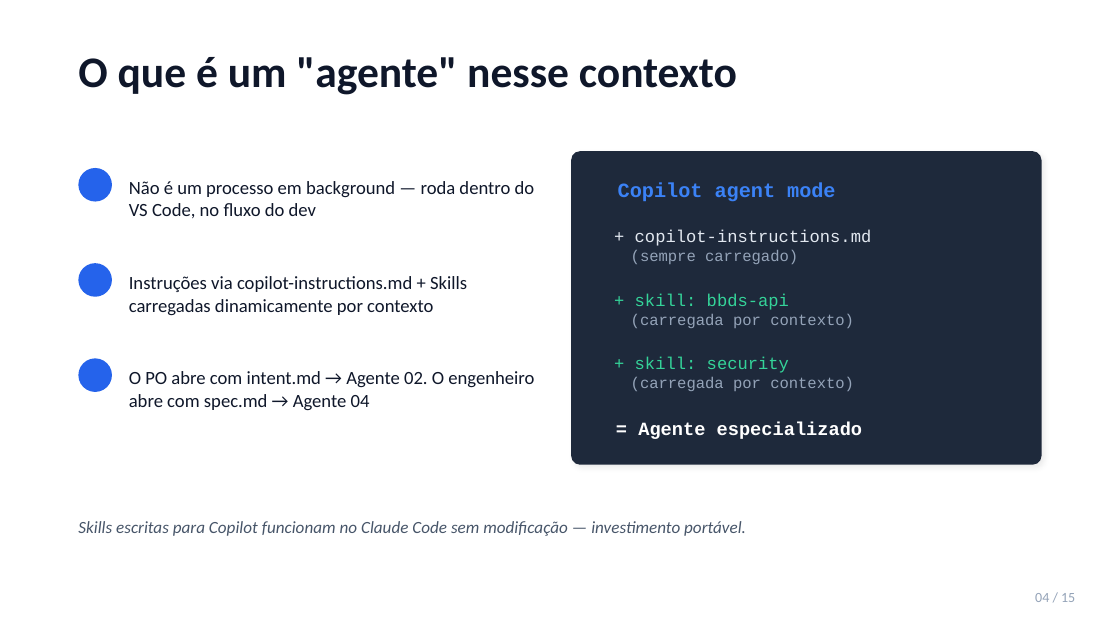
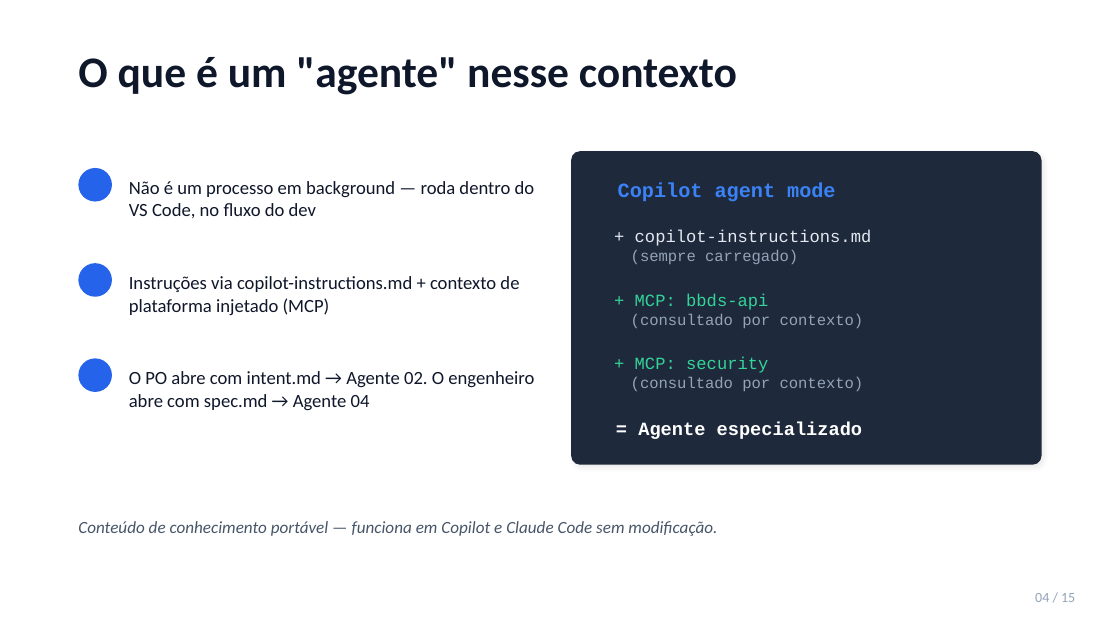
Before and after one commit to jpsslink/sdlc-agentico, a slide deck: slide 4 of esteira-agentica-pitch.pptx. Drawn at 1120x630 pixels with LibreOffice and Linux fonts; fonts in the diff are those of the drawing. Boxes give left, top, right and bottom in pixels: in the first picture for what was removed or moved away, otherwise in the second. Text is boxed around its words. In the diff, an @@ line names an element or a change of style, - is before the commit and + after.

```diff
--- a/esteira-agentica-pitch.pptx
+++ b/esteira-agentica-pitch.pptx
@@ text at (129, 276, 519, 315): text changed @@
-Instruções via copilot-instructions.md + Skills carregadas dinamicamente por contexto
+Instruções via copilot-instructions.md + contexto de plataforma injetado (MCP)
@@ text at (631, 293, 864, 391): text changed @@
-+ skill: bbds-api
-(carregada por contexto)
-+ skill: security
-(carregada por contexto)
++ MCP: bbds-api
+(consultado por contexto)
++ MCP: security
+(consultado por contexto)
@@ text at (78, 521, 717, 536): text changed @@
-Skills escritas para Copilot funcionam no Claude Code sem modificação — investimento portável.
+Conteúdo de conhecimento portável — funciona em Copilot e Claude Code sem modificação.
```
